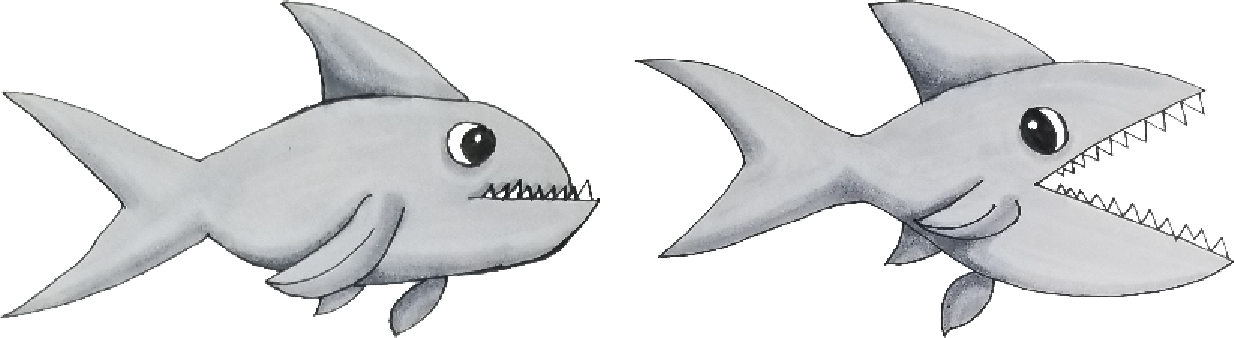
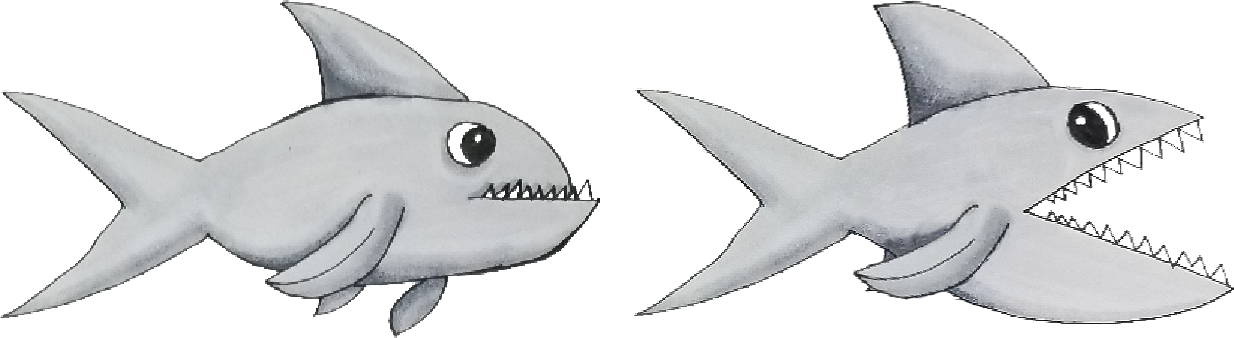
Comparing the layer stacks of the two (1234, 338) images. Changes:
painted on "Layer 1" over <box>634,0,1234,338</box>
